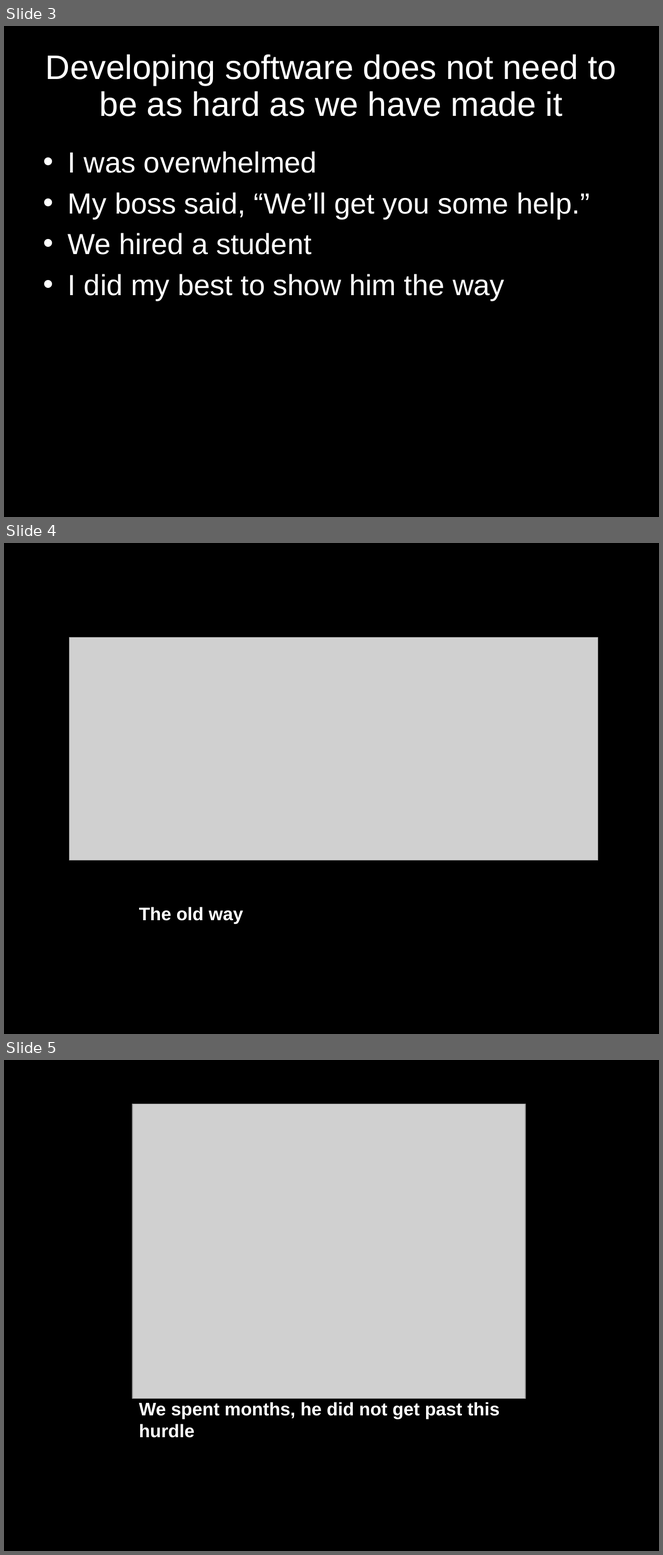
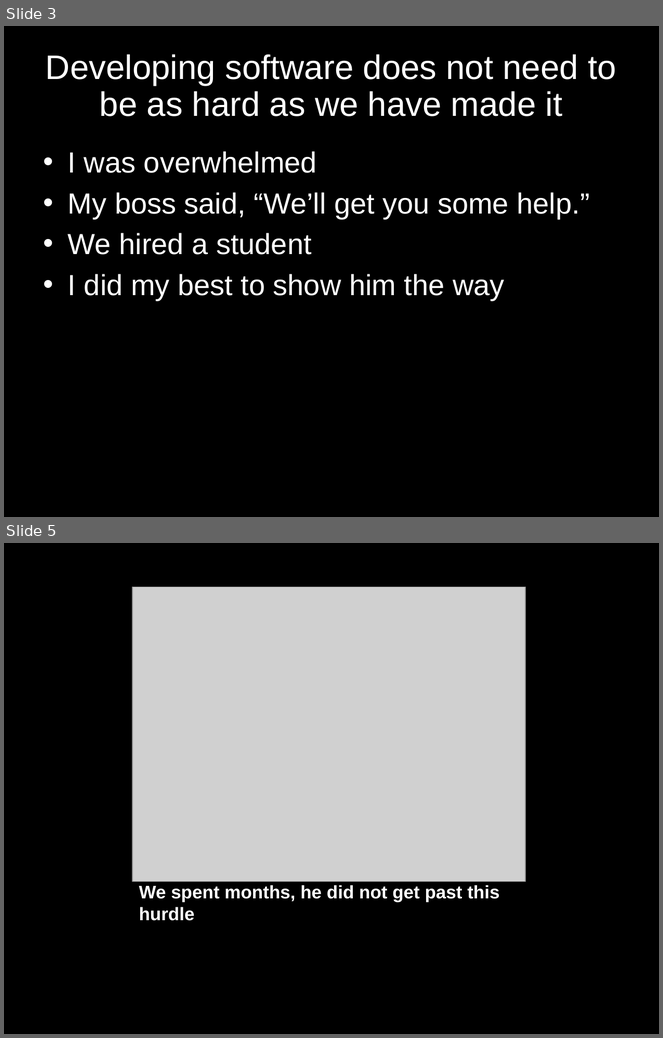
Before and after one commit to hardyoyo/or2015-live-demo-vagrant-dspace, a slide deck: intro_slides.odp. Shown one above the other, each under a label of ours: slides 3, 4 and 5 before the commit, slides 3 and 5 after it; the slides between them are not shown. The pictures are 663x1555 and 663x1038 pixels, drawn with LibreOffice and Linux fonts; fonts in the diff are those of the drawing; grey boxes stand for pictures. Boxes give left, top, right and bottom in pixels: in the first picture for what was removed or moved away, otherwise in the second. Text is boxed around its words. In the diff, an @@ line names an element or a change of style, - is before the commit and + after.

```diff
--- a/intro_slides.odp
+++ b/intro_slides.odp
@@ slide 4 removed at [4, 543, 659, 1034], background #000000 @@
@@ picture removed at [69, 637, 598, 860] @@
@@ title removed at [139, 907, 243, 924] @@
-The old way
```
Also in this commit, not shown: 1 slide changed, 7 slides added, 1 other file.
